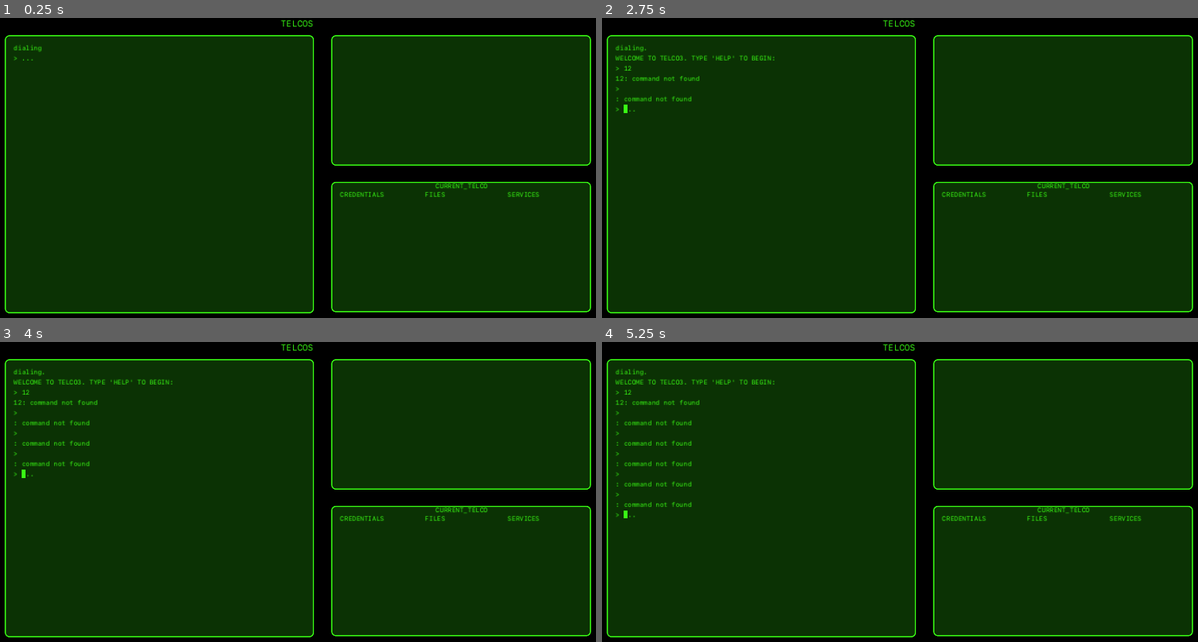
Above: before the commit, frames 1-4 (two rows, left to right).
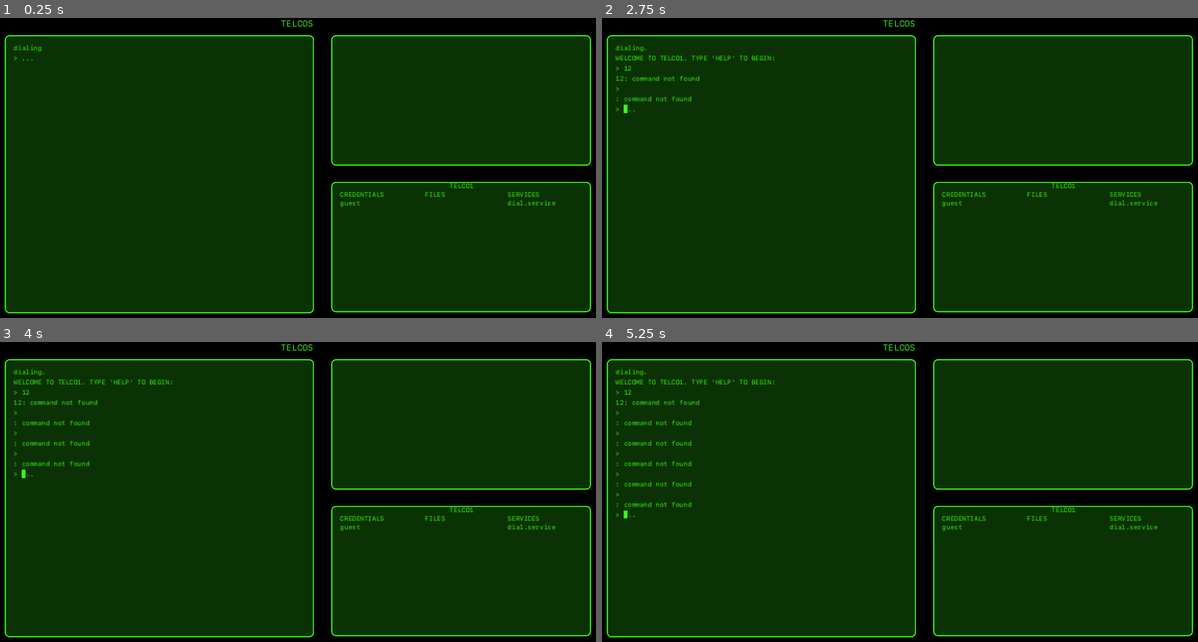
Above: after the commit, the same moments.

Repository: jwhenry28/TELCOS
Game: Godot game, scene res://scenes/main/main.tscn
The game is run twice, just before and just after one commit, with the same random seed, the same clock (stepped at 60 frames per second) and the same inputs. Sound files missing from this copy of the repository are replaced by a short silence.
Inputs (mouse positions are in pixels of both pictures, inside the frame that each line leads up to):
- Up to frame 1 (0.25 s): no input
- Up to frame 2 (2.75 s): click (762, 63) at 0.52 s; type "12" at 0.6 s; tap Enter (cmd_enter) at 1.25, 1.35 s; hold Right 1.28-2.03 s; tap Space at 2 s; hold Down from 2.03 s (still down); tap Backspace at 2.1 s
- Up to frame 3 (4 s): tap Enter (cmd_enter) at 2.75, 2.85 s; release Down at 2.78 s; hold Right 2.78-3.53 s; tap Space at 3.5 s; hold Up from 3.53 s (still down); tap Backspace at 3.6 s
- Up to frame 4 (5.25 s): tap Enter (cmd_enter) at 4.25, 4.35 s; release Up at 4.28 s; hold Down from 4.28 s (still down); tap Space at 5 s; tap Backspace at 5.1 s

The runs differ from the first frame. In frame 1, 0.2% of the frame differs, in the area x 57-94%, y 55-64%; in frame 2, 0.2%, in the area x 13-94%, y 12-64%; in frame 3, 0.2%; in frame 4, 0.2%.

Commit message:
VM Plane work

Diff:
--- a/scenes/stats/stats.gd
+++ b/scenes/stats/stats.gd
@@ -7,17 +7,20 @@
 var credentials: VBoxContainer
 var files: VBoxContainer
 var services: VBoxContainer
+var title: Label
 
 var signal_bus
 
 # Called when the node enters the scene tree for the first time.
 func _ready() -> void:
+	title = $"Label"
 	credentials = $"CredentialsContainer/ScrollContainer/VBoxContainer"
 	files = $"FilesContainer/ScrollContainer/VBoxContainer"
 	services = $"ServicesContainer/ScrollContainer/VBoxContainer"
 
 	signal_bus = $"../SignalBus"
 	signal_bus.stats_add.connect(_on_stats_add)
+	signal_bus.terminal_change_telco.connect(_on_terminal_change_telco)
 
 
 # Called every frame. 'delta' is the elapsed time since the previous frame.
@@ -25,18 +28,52 @@
 	pass
 
 
+func _on_terminal_change_telco(new_telco: String, _username: String):
+	print("stats: freeing all lists")
+	for node in [credentials, files, services]:
+		for child in node.get_children():
+			print("stats: freeing " + child.name)
+			remove_child(child)
+			child.free()
+
+	print(credentials.get_tree_string_pretty())
+
+	title.text = new_telco.to_upper()
+
+	var telco_network = $"../TelcoNetwork"
+	var new_telco_node = telco_network.get_telco(new_telco)
+	var new_stats = new_telco_node.stats
+
+	for type in ["credentials", "files", "services"]:
+		for stat in new_stats[type]:
+			print("stats: adding ", type, ":", stat, " to ", new_telco)
+			_on_stats_add(type, stat)
+
+
 func _on_stats_add(stat_name: String, value: String):
+	print("stats: _on_stats_add for ", stat_name, ":", value)
+	var stat_node = null
+	match stat_name:
+		'credentials':
+			stat_node = credentials
+		'files':
+			stat_node = files
+		'services':
+			stat_node = services
+
+	assert(stat_node != null, "stats: unknown stat_name: " + stat_name)
+
+	var node_name = value.md5_text()
+	if stat_node.get_node(node_name) != null:
+		print("stats: duplicate")
+		print(stat_node.get_tree_string_pretty())
+		return
+
 	var label = Label.new()
-	label.name = value
+	label.name = node_name
 	label.text = value
 	label.autowrap_mode = TextServer.AUTOWRAP_WORD
 	label.add_theme_color_override("font_color", TERMINAL_GREEN)
 	label.add_theme_font_size_override("font_size", FONT_SIZE)
 
-	match stat_name:
-		'credentials':
-			credentials.add_child(label)
-		'files':
-			files.add_child(label)
-		'services':
-			services.add_child(label)
+	stat_node.add_child(label)
--- a/scenes/stats/stats.tscn
+++ b/scenes/stats/stats.tscn
@@ -43,6 +43,7 @@
 
 [node name="VBoxContainer" type="VBoxContainer" parent="CredentialsContainer/ScrollContainer"]
 layout_mode = 2
+size_flags_horizontal = 3
 
 [node name="FilesContainer" type="Control" parent="."]
 anchors_preset = 0
@@ -60,11 +61,13 @@
 
 [node name="ScrollContainer" type="ScrollContainer" parent="FilesContainer"]
 layout_mode = 0
-offset_right = 40.0
-offset_bottom = 40.0
+offset_top = 16.0
+offset_right = 140.0
+offset_bottom = 211.0
 
 [node name="VBoxContainer" type="VBoxContainer" parent="FilesContainer/ScrollContainer"]
 layout_mode = 2
+size_flags_horizontal = 3
 
 [node name="ServicesContainer" type="Control" parent="."]
 anchors_preset = 0
@@ -81,8 +84,10 @@
 
 [node name="ScrollContainer" type="ScrollContainer" parent="ServicesContainer"]
 layout_mode = 0
-offset_right = 40.0
-offset_bottom = 40.0
+offset_top = 16.0
+offset_right = 140.0
+offset_bottom = 211.0
 
 [node name="VBoxContainer" type="VBoxContainer" parent="ServicesContainer/ScrollContainer"]
 layout_mode = 2
+size_flags_horizontal = 3
--- a/scenes/telc_os/telc_os.gd
+++ b/scenes/telc_os/telc_os.gd
@@ -31,6 +31,8 @@
 var shell: Shell
 var memory: Memory
 
+var stats: Dictionary
+
 var signal_bus: Node
 var installed_services: Array[Dictionary]
 
@@ -40,6 +42,8 @@
 	shell = Shell.new()
 	users = UsersDirectory.new()
 	memory = Memory.new()
+
+	stats = {"credentials": [], "files": [], "services": []}
 
 
 # Called when the node enters the scene tree for the first time.
@@ -328,6 +332,12 @@
 	signal_bus.terminal_stderr.emit(msg)
 
 
+func add_stats(type: String, value: String) -> void:
+	signal_bus.stats_add.emit(type, value)
+	if stats[type].find(value) == -1:
+		stats[type].append(value)
+
+
 func send_network_data(source: String, destination: String, data: String) -> void:
 	signal_bus.network_data.emit(source, destination, data)
 
@@ -398,6 +408,7 @@
 		if service["name"] == cmd and SERVICES.has(cmd):
 			match service["status"]:
 				"running":
+					add_stats("services", cmd)
 					SERVICES[cmd].callback.call(cmd, argv, source)
 				"stopped":
 					stderr("(" + cmd + " not running on " + telco_name + ")")
@@ -571,6 +582,7 @@
 
 	if target_inode.type == "file":
 		stdout(target_inode.get_content())
+		add_stats("files", absolute_path)
 		return true
 	else:
 		stdout("not a file")
@@ -596,7 +608,7 @@
 
 	initialize_session(username)
 	stdout("welcome, " + session.get_username()+ "!")
-	signal_bus.stats_add.emit("credentials", username)
+	add_stats("credentials", username)
 	return true
 
 
@@ -710,6 +722,7 @@
 	print("dial.service: authenticating " + username)
 
 	if authenticate_user(username, password):
+		add_stats("credentials", username)
 		signal_bus.terminal_change_telco.emit(auth_telco_name, username)
 		initialize_session(username)
 		stdout("WELCOME TO " + auth_telco_name.to_upper() + ". TYPE 'HELP' TO BEGIN:")
--- a/scenes/telco_network/telco_network.gd
+++ b/scenes/telco_network/telco_network.gd
@@ -26,7 +26,7 @@
 				print("telco added")
 			file_name = dir.get_next()
 
-	$"../Terminal".terminal_dial("telco3", "telco3", "password123")
+	$"../Terminal".terminal_dial("telco1", "guest", "")
 
 
 func get_telco(telco_name: String):
--- a/scenes/terminal/terminal.gd
+++ b/scenes/terminal/terminal.gd
@@ -184,9 +184,6 @@
 	print("terminal: changing telco to ", username, "@", new_telco_name)
 	connected_telco = new_telco_name
 
-	# var telcOS = telco_network.get_telco(connected_telco)
-	# telcOS.initialize_session(username)
-
 
 func _on_terminal_state_change(state: String) -> void:
 	terminal_state = TerminalState.get(state)
